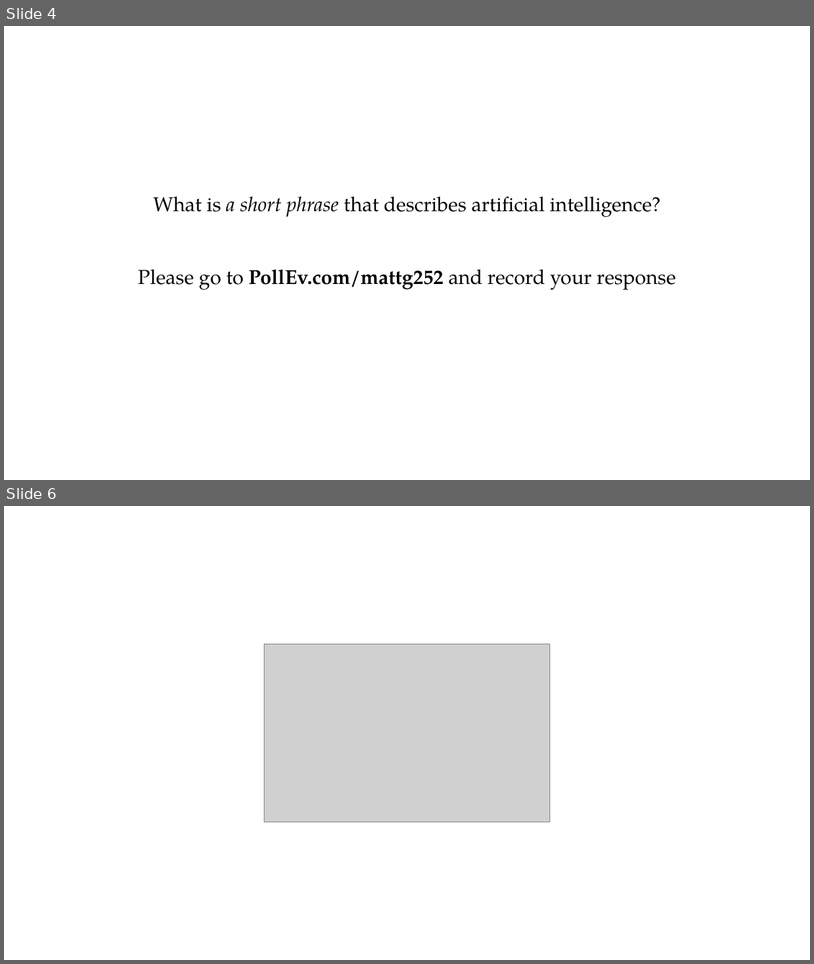
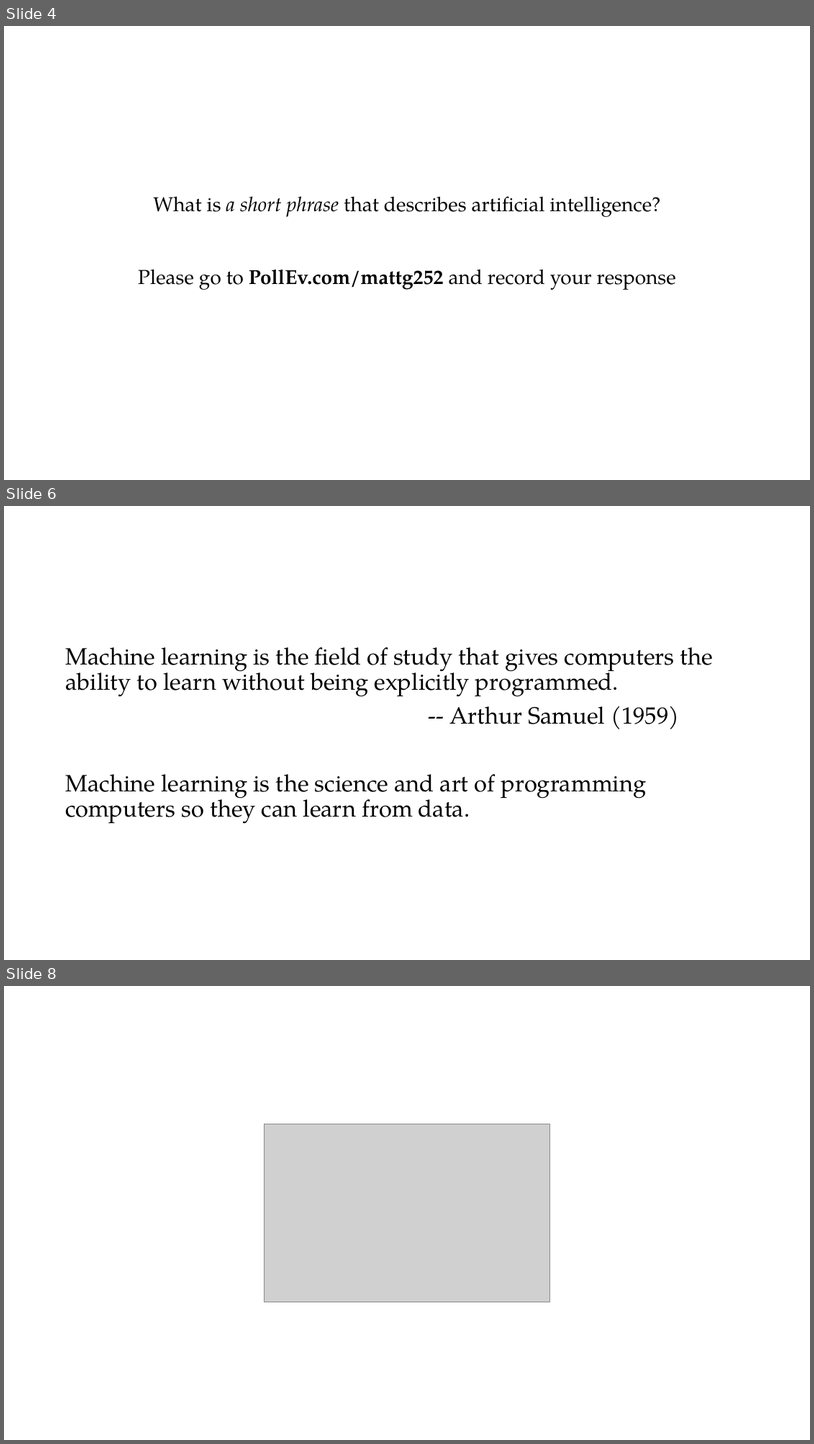
Before and after one commit to PracticumAI-Test/what_is_ai, a slide deck: ai_getting_started.pptx. Shown one above the other, each under a label of ours: slides 4 and 6 before the commit, slides 4, 6 and 8 after it; the slides between them are not shown. The pictures are 814x964 and 814x1444 pixels, drawn with LibreOffice and Linux fonts; fonts in the diff are those of the drawing; grey boxes stand for pictures. Boxes give left, top, right and bottom in pixels: in the first picture for what was removed or moved away, otherwise in the second. Text is boxed around its words. In the diff, an @@ line names an element or a change of style, - is before the commit and + after.

```diff
--- a/ai_getting_started.pptx
+++ b/ai_getting_started.pptx
@@ slide 6 added at [4,506,810,960], background #FFFFFF @@
@@ text added at [65,647,714,824], 28 pt, text #000000 @@
+Machine learning is the field of study that gives computers the ability to learn without being explicitly programmed.
+-- Arthur Samuel (1959)
+Machine learning is the science and art of programming computers so they can learn from data.
@@ what was slide 6 is now slide 8 @@
```
Also in this commit, not shown: 4 slides changed, 4 other slides added, 6 slides removed, 1 other file.
